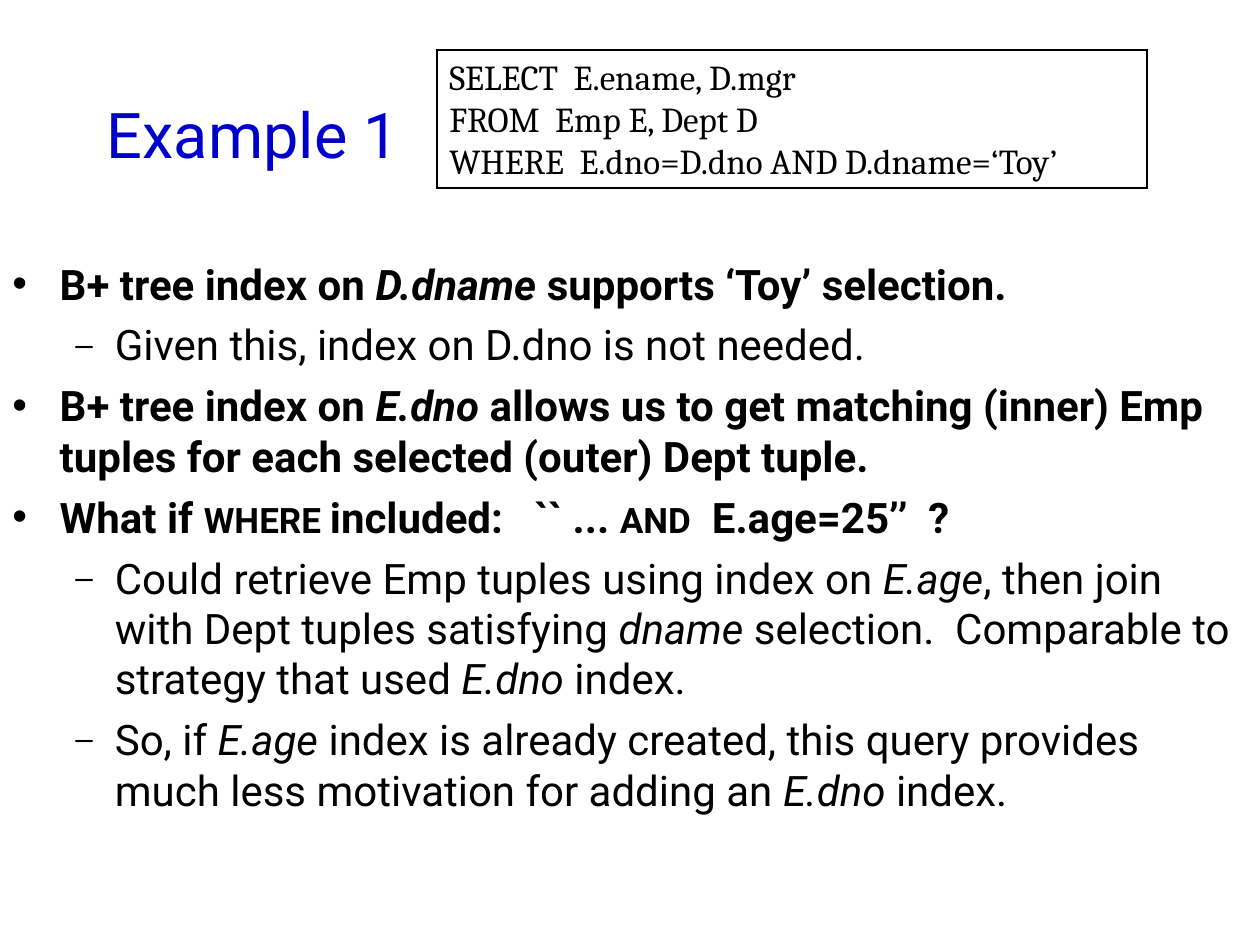
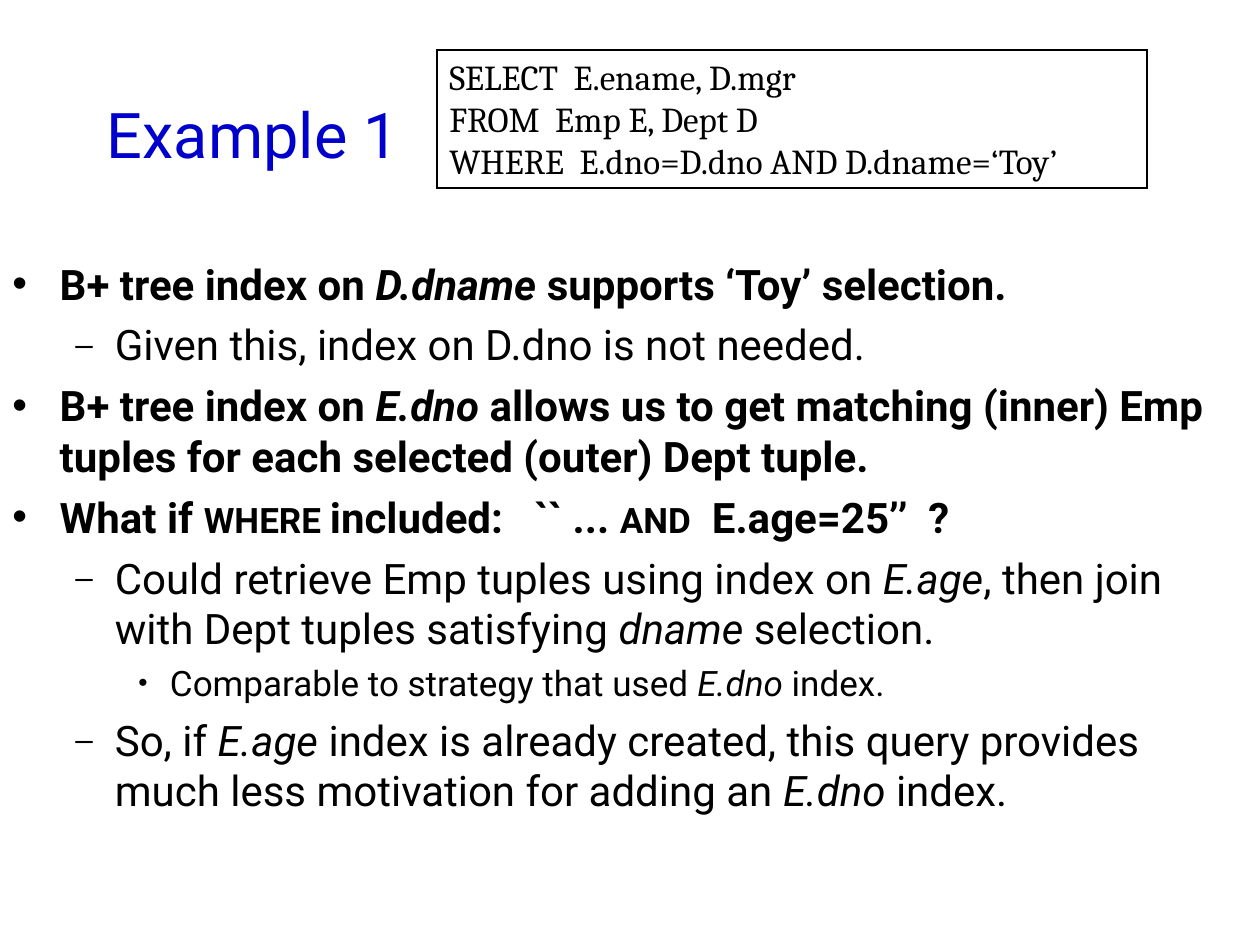
Before and after one commit to jhellerstein/cs186-09, a slide deck: slide 50 of lecs/16.QueryOpt.ppt. Drawn at 1260x945 pixels with LibreOffice and Linux fonts; fonts in the diff are those of the drawing; background and template pictures are left out. Boxes give left, top, right and bottom in pixels: in the first picture for what was removed or moved away, otherwise in the second. Text is boxed around its words. In the diff, an @@ line names an element or a change of style, - is before the commit and + after.

```diff
--- a/lecs/16.QueryOpt.ppt
+++ b/lecs/16.QueryOpt.ppt
@@ text at <box>115,562,1162,704</box>: text changed @@
-  – Could retrieve Emp tuples using index on E.age, then join with Dept tuples satisfying dname selection. Comparable to strategy that used E.dno index.
+  – Could retrieve Emp tuples using index on E.age, then join with Dept tuples satisfying dname selection.
+    • Comparable to strategy that used E.dno index.
```
Also in this commit, not shown: 10 other slides changed, 1 other file.
